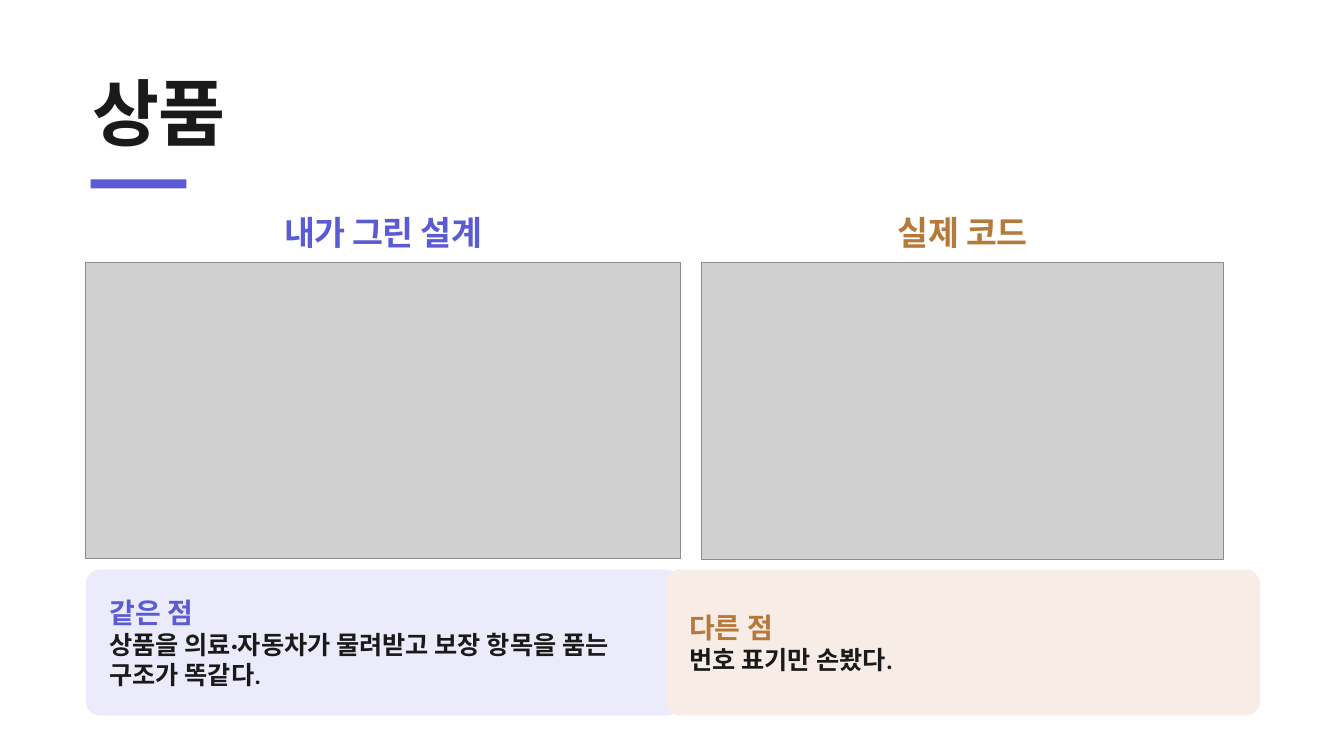
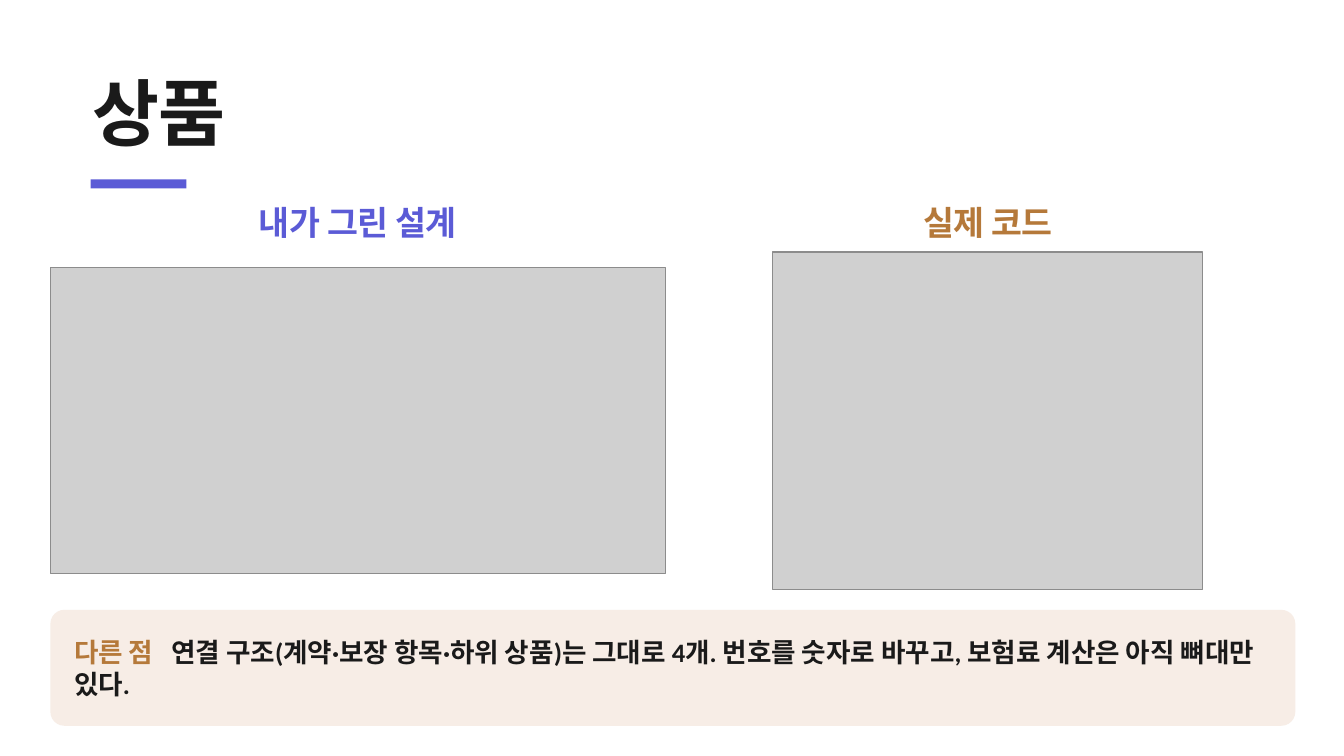
Before and after one commit to heyoonyoon/distributed-programming, a slide deck: slide 11 of docs/presentation/보험발표-figma.pptx. Drawn at 1344x756 pixels with LibreOffice and Linux fonts; fonts in the diff are those of the drawing; grey boxes stand for pictures. Boxes give left, top, right and bottom in pixels: in the first picture for what was removed or moved away, otherwise in the second. Text is boxed around its words. In the diff, an @@ line names an element or a change of style, - is before the commit and + after.

```diff
--- a/docs/presentation/보험발표-figma.pptx
+++ b/docs/presentation/보험발표-figma.pptx
@@ text "내가 그린 설계": place and size @@
-text "내가 그린 설계" at [284, 217, 482, 248]
+text "내가 그린 설계" at [259, 207, 456, 238]
@@ text "실제 코드": place and size @@
-text "실제 코드" at [898, 217, 1027, 248]
+text "실제 코드" at [923, 207, 1052, 238]
@@ picture: place and size @@
-picture at [86, 263, 681, 559]
+picture at [50, 268, 665, 574]
@@ picture: place and size @@
-picture at [702, 262, 1223, 560]
+picture at [773, 252, 1203, 590]
@@ rounded rectangle removed at [665, 570, 1260, 716] @@
-다른 점
-번호 표기만 손봤다.
@@ rounded rectangle "다른 점 연결 구조(계약·보장 항목·하위 ...": place and size @@
-rounded rectangle "다른 점 연결 구조(계약·보장 항목·하위 ..." at [86, 570, 681, 716]
+rounded rectangle "다른 점 연결 구조(계약·보장 항목·하위 ..." at [50, 610, 1296, 726]
@@ rounded rectangle "다른 점 연결 구조(계약·보장 항목·하위 ..." at [50, 610, 1296, 726]: fill #ECEBFB to #F7EDE6; proportions changed @@
@@ text in rounded rectangle at [74, 639, 1254, 697]: text changed; size 18 to 19 pt @@
-같은 점
-상품을 의료·자동차가 물려받고 보장 항목을 품는 구조가 똑같다.
+다른 점 연결 구조(계약·보장 항목·하위 상품)는 그대로 4개. 번호를 숫자로 바꾸고, 보험료 계산은 아직 뼈대만 있다.
```
Also in this commit, not shown: 5 other slides changed, 3 other files.
